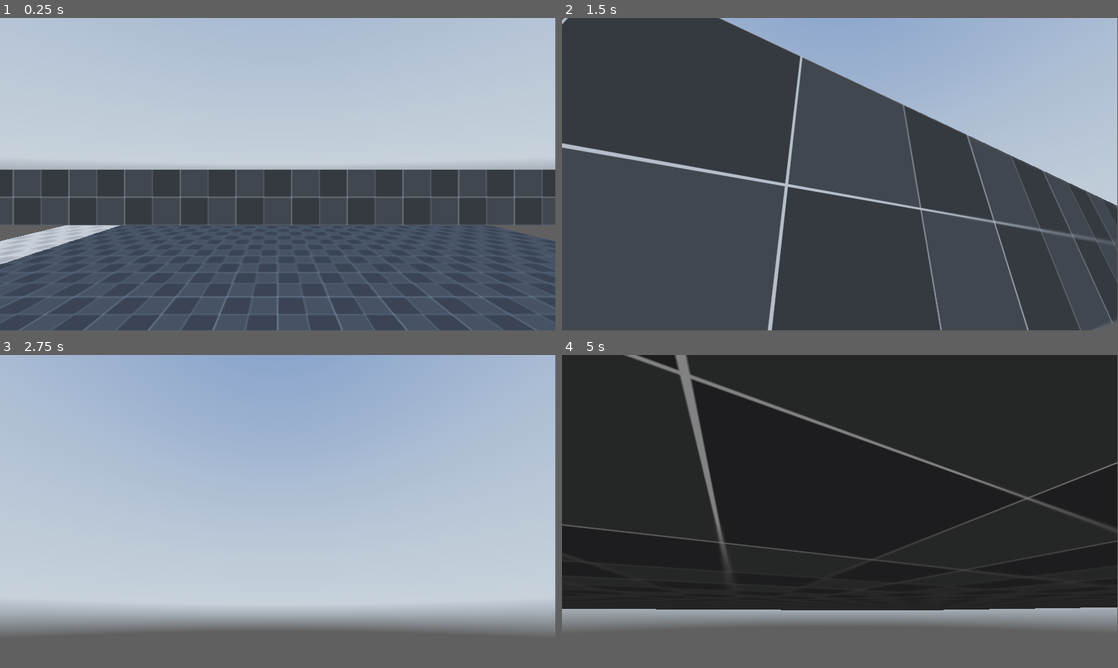
Above: before the commit, frames 1-4 (two rows, left to right).
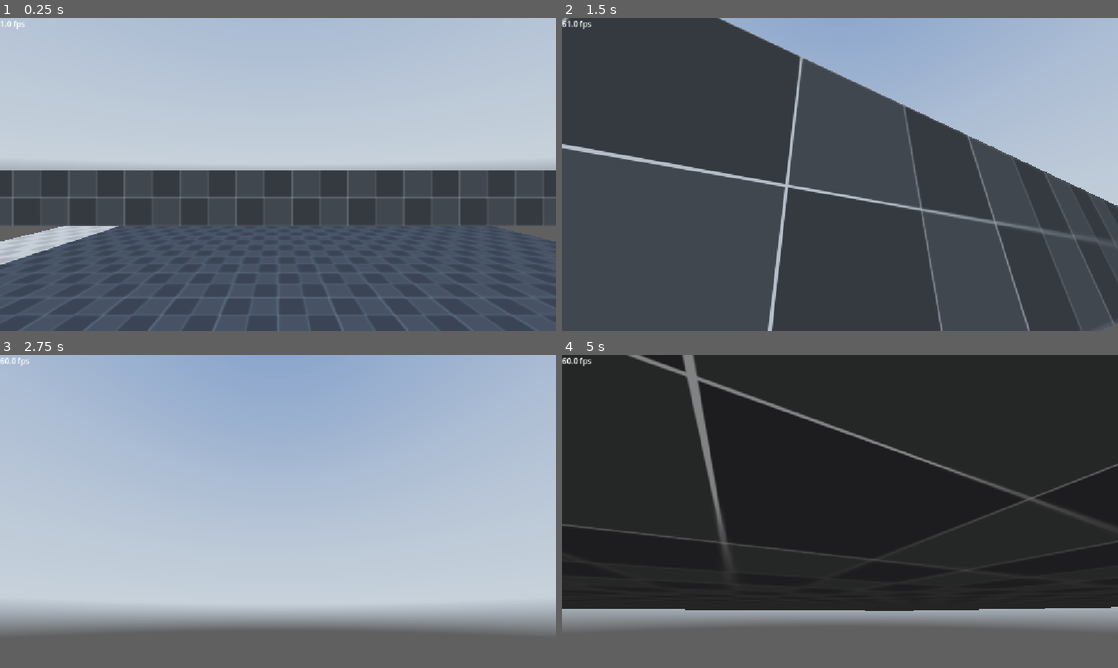
Above: after the commit, the same moments.

Repository: NitenOS/FirstPersonneTemplate
Game: Godot game, scene res://level.tscn
Same seed, same stepped clock (60 frames per second), same inputs: the game is played once before the commit and once after it. Before the commit the project has no main scene; this scene is started directly in both runs. A sky picture missing from this copy of the repository is replaced by a grey-blue gradient.
Inputs (mouse positions are in pixels of both pictures, inside the frame that each line leads up to):
- Up to frame 1 (0.25 s): no input
- Up to frame 2 (1.5 s): move the mouse to (812, 237) at 0.52 s; hold W (move_forward) from 0.53 s (still down); tap Space (jump) at 0.6, 0.77, 1.07 s; click (812, 237) at 0.67 s; move the mouse to (878, 177) at 1.27 s; tap Ctrl (crouch) at 1.35 s
- Up to frame 3 (2.75 s): keep holding W (move_forward); tap Space (jump) at 1.52, 1.55, 1.82, 2.3 s; move the mouse to (233, 508) at 2.02 s; hold Shift (sprint) from 2.03 s (still down)
- Up to frame 4 (5 s): tap Enter at 2.75 s; move the mouse to (845, 511) at 2.77 s; release W (move_forward) at 2.78 s; release Shift (sprint) at 2.78 s; hold Q (lean_left) 2.78-3.53 s; tap Space (jump) at 2.85, 3.02, 3.32, 3.77, 3.8, 4.07, 4.52, 4.55, 4.82 s; move the mouse to (817, 505) at 3.52 s; hold Ctrl (crouch) 3.53-4.28 s; hold W (move_forward) from 3.53 s (still down); move the mouse to (867, 508) at 4.27 s; tap Shift (sprint) at 4.35 s
In our replay, the window is 799x449 before the commit and 800x450 after it. These sizes can differ from the game's own. Grey fills any space a smaller window leaves; there, only what the larger window draws over its background counts as a difference.

The runs differ from the first frame. In frame 1, 0.7% of the frame differs, in the area x 0-100%, y 0-100%; in frame 2, 1.6%; in frame 3, 0.2%; in frame 4, 2.3%, in the area x 0-100%, y 0-87%.

Commit message:
Reprise du projet
- Ajout d'un conteur de FPS
- Relecture du code pour voir comment il fonctionne
- Changement de nom du projet Godot pour coller a celui du projet Git et changement de nom du script du character jouable

Diff:
--- /dev/null
+++ b/Node/fps_counter.tscn
@@ -0,0 +1,11 @@
+[gd_scene load_steps=2 format=3 uid="uid://c4iyqh5etvnd4"]
+
+[ext_resource type="Script" uid="uid://bjce023bbu33s" path="res://Script/fps_counter.gd" id="1_x72n2"]
+
+[node name="fpsCounter" type="CanvasLayer"]
+script = ExtResource("1_x72n2")
+
+[node name="Label" type="Label" parent="."]
+offset_right = 40.0
+offset_bottom = 23.0
+text = "test"
--- a/Node/src_player.tscn
+++ b/Node/player.tscn
@@ -1,6 +1,7 @@
-[gd_scene load_steps=8 format=3 uid="uid://c7gynwqu2m76k"]
+[gd_scene load_steps=9 format=3 uid="uid://c7gynwqu2m76k"]
 
-[ext_resource type="Script" uid="uid://ds2rd6386oum4" path="res://Script/character_body_3d.gd" id="1_q6ses"]
+[ext_resource type="Script" uid="uid://ds2rd6386oum4" path="res://Script/player.gd" id="1_q6ses"]
+[ext_resource type="PackedScene" uid="uid://c4iyqh5etvnd4" path="res://Node/fps_counter.tscn" id="2_a8a1h"]
 
 [sub_resource type="CapsuleShape3D" id="CapsuleShape3D_q6ses"]
 height = 1.8
@@ -118,6 +119,7 @@
 [node name="eyes" type="Node3D" parent="head/neck"]
 
 [node name="Camera3D" type="Camera3D" parent="head/neck/eyes"]
+far = 2000.0
 
 [node name="AnimationPlayer" type="AnimationPlayer" parent="head/neck/eyes"]
 libraries = {
@@ -135,3 +137,5 @@
 
 [node name="Timer_Slide" type="Timer" parent="."]
 one_shot = true
+
+[node name="fpsCounter" parent="." instance=ExtResource("2_a8a1h")]
--- /dev/null
+++ b/Script/fps_counter.gd
@@ -0,0 +1,7 @@
+extends CanvasLayer
+@onready var label: Label = $Label
+
+# Called every frame. 'delta' is the elapsed time since the previous frame.
+func _process(_delta: float) -> void:
+	$Label.text = str(Engine.get_frames_per_second()) + " fps"
+	pass
--- a/Script/character_body_3d.gd
+++ b/Script/player.gd
@@ -73,7 +73,7 @@
 	if rcCenterView.is_colliding() and !rcUpView.is_colliding():
 		canClimbing = true
 		if Input.is_action_just_pressed("jump"):
-			position += rcUpView.target_position
+			position = position + rcUpView.target_position #lerp(position, position + rcUpView.target_position, delta * lerpSpeed)
 			pass
 		print("Tu peut grimper")
 	else:
--- a/level.tscn
+++ b/level.tscn
@@ -1,6 +1,6 @@
 [gd_scene load_steps=8 format=3 uid="uid://bopp7dfmorl7m"]
 
-[ext_resource type="PackedScene" uid="uid://c7gynwqu2m76k" path="res://Node/src_player.tscn" id="1_u52ul"]
+[ext_resource type="PackedScene" uid="uid://c7gynwqu2m76k" path="res://Node/player.tscn" id="1_u52ul"]
 [ext_resource type="Texture2D" uid="uid://c46p4bp1688k4" path="res://Placeholder/Skybox/hdris/kloofendal_48d_partly_cloudy_puresky_2k.hdr" id="2_vonw3"]
 [ext_resource type="Texture2D" uid="uid://bx5luk3qpxpi8" path="res://Placeholder/Grid/512x512/Gray/Prototype_Grid_Gray_08-512x512.png" id="3_oi3di"]
 
--- a/project.godot
+++ b/project.godot
@@ -10,9 +10,14 @@
 
 [application]
 
-config/name="testParkourFPS"
+config/name="FirstPersonneControllerGodot"
+run/main_scene="uid://bopp7dfmorl7m"
 config/features=PackedStringArray("4.5", "Forward Plus")
 config/icon="res://icon.svg"
+
+[display]
+
+window/stretch/mode="canvas_items"
 
 [input]
 
Not shown, added: Script/fps_counter.gd.uid
Renamed: Script/character_body_3d.gd.uid -> Script/player.gd.uid
Not shown, added: export_presets.cfg
